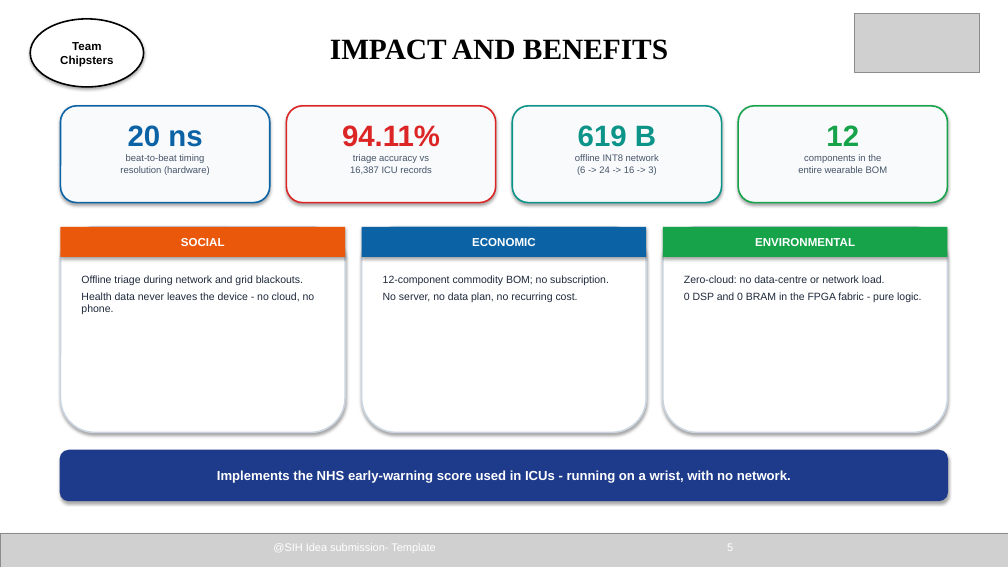
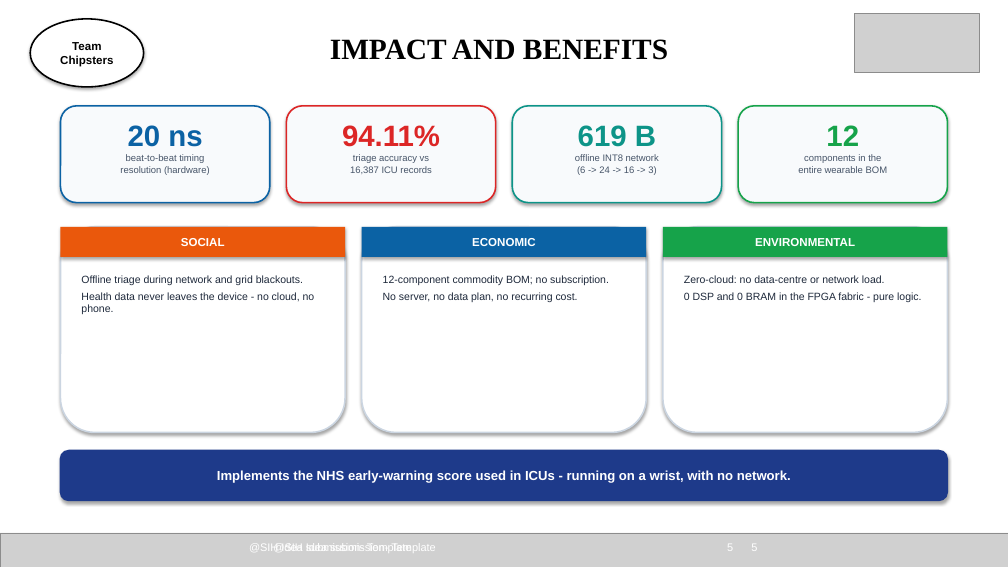
Before and after one commit to novafang23/FPGA-Accelerated-Personal-Health-Companion-Edge-Disaster-Monitor, a slide deck: slide 5 of docs/presentation/SIH26181_Official_Template_Presentation.pptx. Drawn at 1008x567 pixels with LibreOffice and Linux fonts; fonts in the diff are those of the drawing; grey boxes stand for pictures. Boxes give left, top, right and bottom in pixels: in the first picture for what was removed or moved away, otherwise in the second. Text is boxed around its words. In the diff, an @@ line names an element or a change of style, - is before the commit and + after.

```diff
--- a/docs/presentation/SIH26181_Official_Template_Presentation.pptx
+++ b/docs/presentation/SIH26181_Official_Template_Presentation.pptx
@@ text added at bbox=[273, 542, 733, 554], 10.5 pt, text #FFFFFF @@
+@SIH Idea submission- Template 5
```
Also in this commit, not shown: 4 other slides changed, 1 other file.
